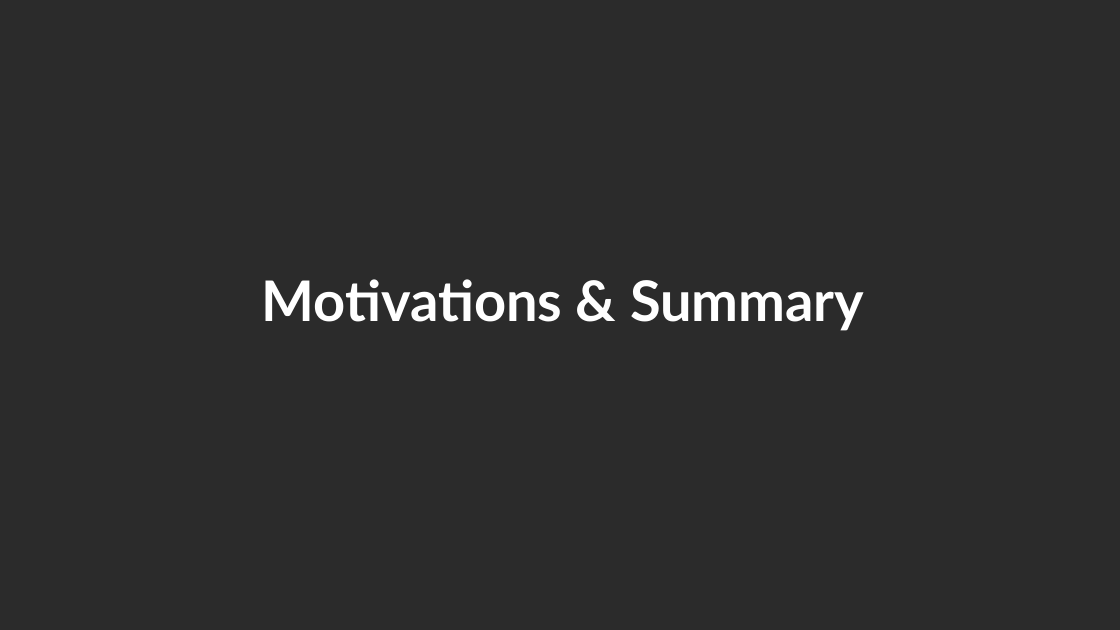
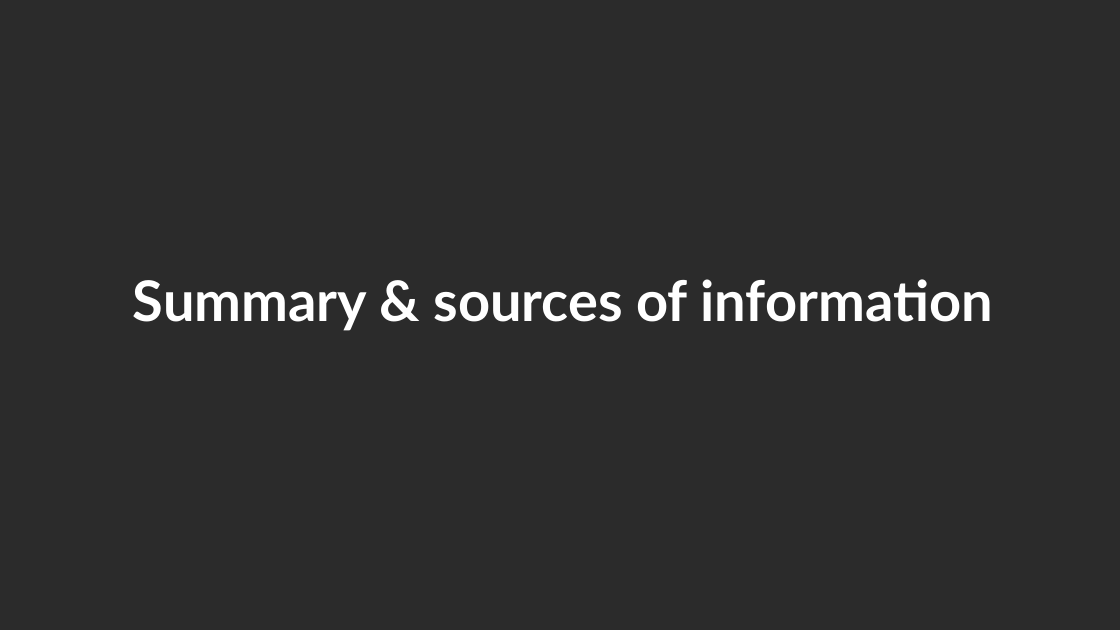
Before and after one commit to stephen823/New-York-Weather-Forcast-base-on-Machine-Learning, a slide deck: slide 3 of Final Project - Draft report.pptx. Drawn at 1120x630 pixels with LibreOffice and Linux fonts; fonts in the diff are those of the drawing; background and template pictures are left out; a plain dark background stands for a picture behind light text. Boxes give left, top, right and bottom in pixels: in the first picture for what was removed or moved away, otherwise in the second. Text is boxed around its words. In the diff, an @@ line names an element or a change of style, - is before the commit and + after.

```diff
--- a/Final Project - Draft report.pptx
+++ b/Final Project - Draft report.pptx
@@ text at (133, 279, 993, 331): text changed @@
-Motivations & Summary
+Summary & sources of information
```
Also in this commit, not shown: 4 other slides changed.
